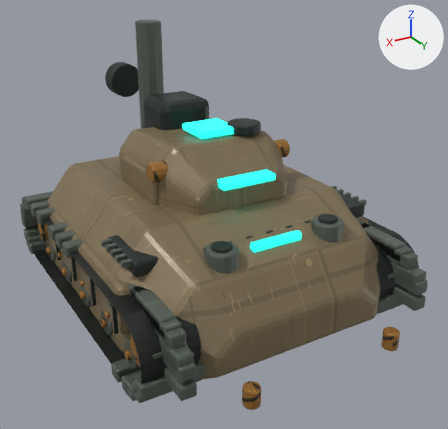
The glTF model assets/models/vehicles/tank.glb: old version first, new version second.
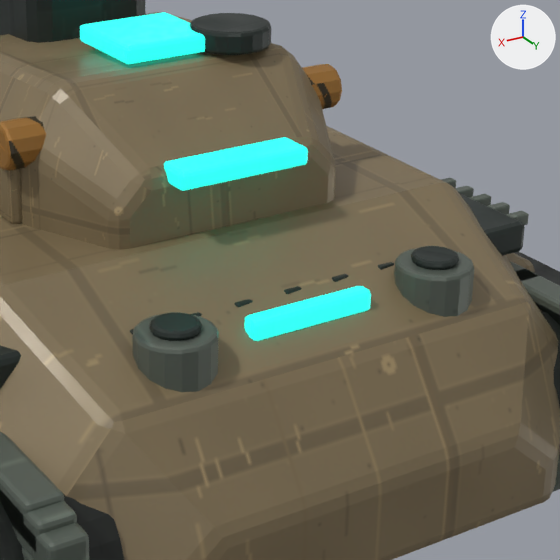
There are two pictures of each version: one whole from a 50 mm lens placed at (2.18, 3.94, 2.73), pointed at (-0.06, 0.22, 0.86), one close up on the part from 33% to 85% of the width and 26% to 80% of the height. Lighting does not change. The marker at upper right points along +X, +Y and +Z. The first two pictures are the older version. Where no turn or scale is listed for an object, it has been applied to the vertices. Vertices at exactly the same position are counted once.

The older version as bpy lines, for what is in view:
```python
me_static___vehicle___hazard___consolidated_mesh_001 = bpy.data.meshes.new('Static · Vehicle / hazard · consolidated mesh.001')
me_static___vehicle___hazard___consolidated_mesh_001.from_pydata(...)  # 2544 vertices, 4968 faces; spans x -0.14..2.06, y -0.29..2.43, z -0.11..1.01
me_static___vehicle___hazard___consolidated_mesh_001.materials.append(mat_vehicle___hazard)
me_static___vehicle___rubber___consolidated_mesh_001 = bpy.data.meshes.new('Static · Vehicle / rubber · consolidated mesh.001')
me_static___vehicle___rubber___consolidated_mesh_001.from_pydata(...)  # 196 vertices, 196 faces; spans x -1.1..1.1, y -1.25..1.25, z 0.27..0.77
me_static___vehicle___rubber___consolidated_mesh_001.materials.append(mat_vehicle___rubber)
me_teamcolor___consolidated_mesh_001 = bpy.data.meshes.new('TeamColor · consolidated mesh.001')
me_teamcolor___consolidated_mesh_001.from_pydata(...)  # 360 vertices, 700 faces; spans x -0.36..0.36, y -2.09..0.03, z -0.39..0.35
me_teamcolor___consolidated_mesh_001.materials.append(mat_teamcolor___vehicle_identification)
ob_static___vehicle___hazard = bpy.data.objects.new('Static · Vehicle / hazard', me_static___vehicle___hazard___consolidated_mesh_001)
ob_static___vehicle___hazard.location = (-0.962, -0.83, 0.39)
ob_static___vehicle___rubber = bpy.data.objects.new('Static · Vehicle / rubber', me_static___vehicle___rubber___consolidated_mesh_001)
ob_static___vehicle___rubber.location = (0.0, 0.0, 0.0)
ob_teamcolor = bpy.data.objects.new('TeamColor', me_teamcolor___consolidated_mesh_001)
ob_teamcolor.location = (0.0, 0.98, 0.96)
# also in view: 'Static · Vehicle / dark.001' at (0.0, 0.0, 1.2); 'Static · Vehicle / armor_light.001' at (0.0, 0.0, 1.19); 'Static · Vehicle / steel' at (0.0, 0.0, 0.62); 'Amboss Mbt · faceted traversing gunhouse' at (0.0, 0.0, 1.23); 'TeamColor.001' at (0.0, 0.12, 1.52)
```
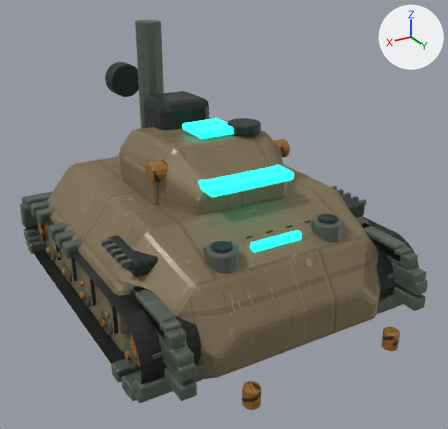
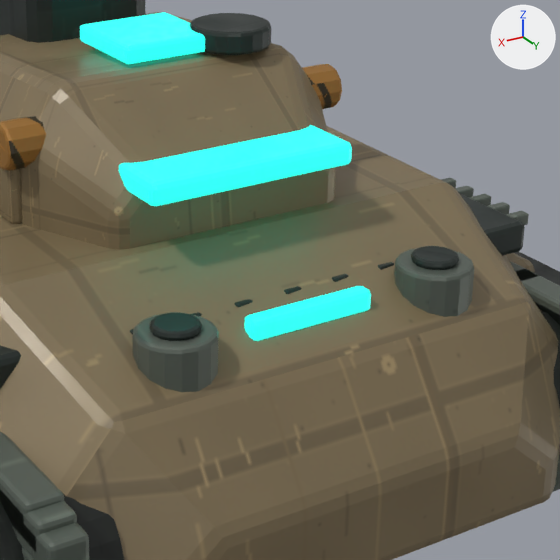
Diff of the bpy script that builds the scene:
```diff
--- a/assets/models/vehicles/tank.glb.py
+++ b/assets/models/vehicles/tank.glb.py
@@ me_teamcolor___consolidated_mesh_001 @@
 # used by ob_teamcolor; location = (0.0, 0.98, 0.96)
-me_teamcolor___consolidated_mesh_001.from_pydata(...)  # 360 vertices, 700 faces; spans x -0.36..0.36, y -2.09..0.03, z -0.39..0.35
+me_teamcolor___consolidated_mesh_001.from_pydata(...)  # 472 vertices, 916 faces; spans x -0.94..0.94, y -2.09..0.03, z -0.39..0.35
+# me_teamcolor___consolidated_mesh_001 part 1
+# 3 vertices in x -0.21..-0.2, y -0.51..-0.5, z 0.29..0.3 move by (-0.11, -0.04, -0.01)
+# 3 vertices in x -0.21..-0.2, y -0.51..-0.5, z 0.3..0.35 move by (-0.11, -0.04, 0.0)
+# 3 vertices in x -0.21..-0.2, y -0.32..-0.31, z 0.29..0.3 move by (-0.11, 0.04, -0.01)
+# 3 vertices in x -0.21..-0.2, y -0.32..-0.31, z 0.3..0.35 move by (-0.11, 0.04, 0.0)
+# 3 vertices in x 0.2..0.21, y -0.51..-0.5, z 0.29..0.3 move by (0.11, -0.04, -0.01)
+# 3 vertices in x 0.2..0.21, y -0.51..-0.5, z 0.3..0.35 move by (0.11, -0.04, 0.0)
+# 38 vertices move from x -0.21..0.21, y -0.51..-0.31, z 0.29..0.35 to x -0.33..0.33, y -0.56..-0.26, z 0.28..0.35
+# other edits to the shape of me_teamcolor___consolidated_mesh_001 do not show in these pictures
 me_teamcolor___consolidated_mesh_001.materials.append(mat_teamcolor___vehicle_identification)
```

Changed parts and their boxes (x1, y1, x2, y2) in the close-ups (560 x 560 px; the box of a moved part takes in the faces that stretch with it):
'TeamColor', reshaped: before (164, 137, 371, 341); after (118, 125, 371, 341)
part 1 of me_teamcolor___consolidated_mesh_001, moved or reshaped: before (164, 137, 308, 191); after (118, 125, 352, 206)
